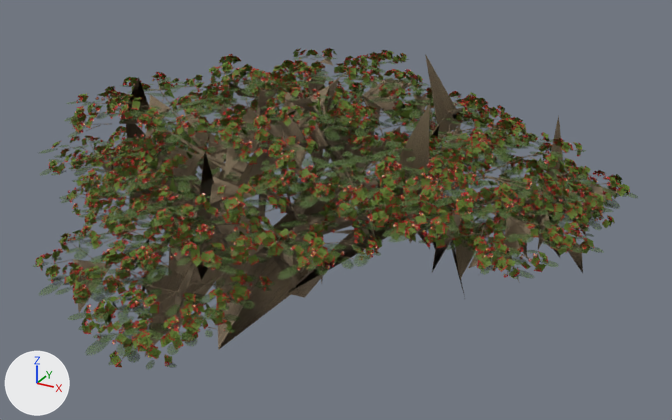
The glTF model public/assets/models/vegetation/poinciana_hd1.glb as it was, and as the next commit left it.
One viewpoint serves both versions: a 50 mm camera at (11.22, -18.32, 12.28) aimed at (0.97, 0.31, 2.96). Lighting does not change. The marker at lower left points along +X, +Y and +Z. The older version comes first. Vertices at exactly the same position are counted once.

The first picture shows 'Delonix_regia_HD_w'.
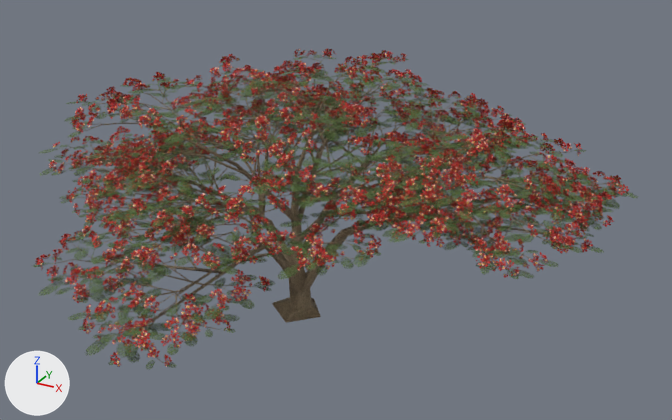
Boxes [x1, y1, x2, y2] around the edits, measured in the pictures (672 x 420 px):
```json
{"part": 1, "of": "me_delonix_regia_hd_001", "change": "deleted", "before": [116, 86, 588, 247]}
{"part": 2, "of": "me_delonix_regia_hd_001", "change": "cut back", "before": [47, 52, 598, 368], "after": [48, 53, 622, 368]}
{"part": 3, "of": "me_delonix_regia_hd_001", "change": "surface changed", "before": [173, 95, 539, 214], "after": [104, 95, 504, 194]}
{"part": 4, "of": "me_delonix_regia_hd_001", "change": "recoloured", "before": [37, 49, 629, 367], "after": [37, 49, 629, 367]}
{"part": 5, "of": "me_delonix_regia_hd_001", "change": "recoloured", "before": [71, 73, 617, 358], "after": [59, 55, 617, 358]}
{"part": 6, "of": "me_delonix_regia_hd_001", "change": "recoloured", "before": [73, 55, 587, 331], "after": [73, 55, 587, 333]}
{"part": 7, "of": "me_delonix_regia_hd_001", "change": "recoloured", "before": [55, 58, 624, 300], "after": [54, 56, 624, 342]}
{"part": 8, "of": "me_delonix_regia_hd_001", "change": "recoloured", "before": [34, 55, 632, 362], "after": [34, 55, 632, 362]}
```

Scene script edits in JSON lines:
```json
{"op": "add", "block": "img_leaf_3_c", "code": ["img_leaf_3_c = load_image('leaf_3_c', '_unpacked/leaf_3_c', 1024, 1024, 'sRGB')"]}
{"op": "add", "block": "img_leaf_3_n", "code": ["img_leaf_3_n = load_image('leaf_3_n', '_unpacked/leaf_3_n', 512, 512, 'Non-Color')"]}
{"op": "add", "block": "mat_leaf_3", "code": ["mat_leaf_3 = bpy.data.materials.new('leaf_3')", "# uses the picture img_leaf_3_c", "# uses the picture img_leaf_3_n"]}
{"block": "me_delonix_regia_hd_001", "where": "# used by ob_delonix_regia_hd_w; location = (0.0, 0.0, 0.0)"}
{"op": "remove", "block": "me_delonix_regia_hd_001", "code": "me_delonix_regia_hd_001.from_pydata(...)  # 66255 vertices, 54081 faces; spans x -7.8..7.8, y -7.3..6.9, z -0.9..6.8"}
{"op": "add", "block": "me_delonix_regia_hd_001", "code": "me_delonix_regia_hd_001.from_pydata(...)  # 75068 vertices, 67081 faces; spans x -7.8..7.8, y -7.3..6.9, z 0.0..6.5"}
{"block": "me_delonix_regia_hd_001", "change": "me_delonix_regia_hd_001 part 1: 48 loose pieces with 263 vertices, spanning x -6.8..6.8, y -5.3..6.4, z 2.4..5.9, are deleted"}
{"block": "me_delonix_regia_hd_001", "change": "me_delonix_regia_hd_001 part 2: 1838 vertices moved within x -7.4..7.2, y -7.1..6.5, z 1.6..6.3; 2447 vertices removed from x -7.3..7.1, y -7.1..6.3, z -0.9..6.8; 11523 vertices added at x -7.4..7.3, y -6.9..6.5, z 0.0..6.2"}
{"block": "me_delonix_regia_hd_001", "change": "me_delonix_regia_hd_001 part 3: 89 kept faces spanning x -6.1..7.1, y -6.0..5.8, z 1.8..6.2 get new texture (UV) coordinates"}
{"block": "me_delonix_regia_hd_001", "change": "me_delonix_regia_hd_001 part 4: 13907 faces spanning x -7.6..7.5, y -7.2..6.6, z 1.4..6.5 switch from mat_leaf_4 to mat_leaf_3"}
{"block": "me_delonix_regia_hd_001", "change": "me_delonix_regia_hd_001 part 5: 2164 faces spanning x -7.4..7.3, y -7.0..6.4, z 1.8..6.4 switch from mat_leaf_5 to mat_leaf_4"}
{"block": "me_delonix_regia_hd_001", "change": "me_delonix_regia_hd_001 part 6: 1741 faces spanning x -7.5..7.2, y -6.8..6.5, z 1.8..6.3 switch from mat_leaf_6 to mat_leaf_5"}
{"block": "me_delonix_regia_hd_001", "change": "me_delonix_regia_hd_001 part 7: 3659 faces spanning x -7.5..7.3, y -6.9..6.5, z 1.6..6.4 switch from mat_leaf_7 to mat_leaf_6"}
{"block": "me_delonix_regia_hd_001", "change": "me_delonix_regia_hd_001 part 8: 3469 faces spanning x -7.8..7.8, y -7.3..6.9, z 1.4..6.2 switch from mat_leaf_8 to mat_leaf_7"}
{"block": "me_delonix_regia_hd_001", "change": "other edits to the shape of me_delonix_regia_hd_001 do not show in these pictures"}
{"op": "remove", "block": "me_delonix_regia_hd_001", "code": "me_delonix_regia_hd_001.materials.append(mat_bark_3)  # picture img_bark_3_c"}
```
